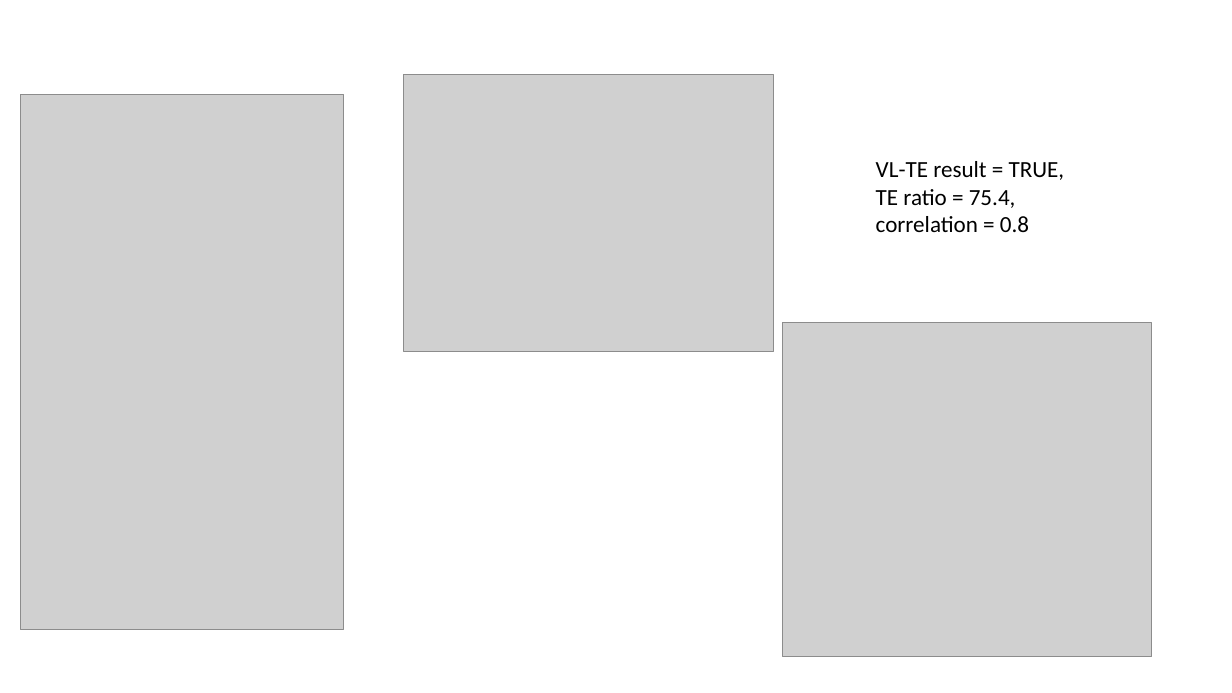
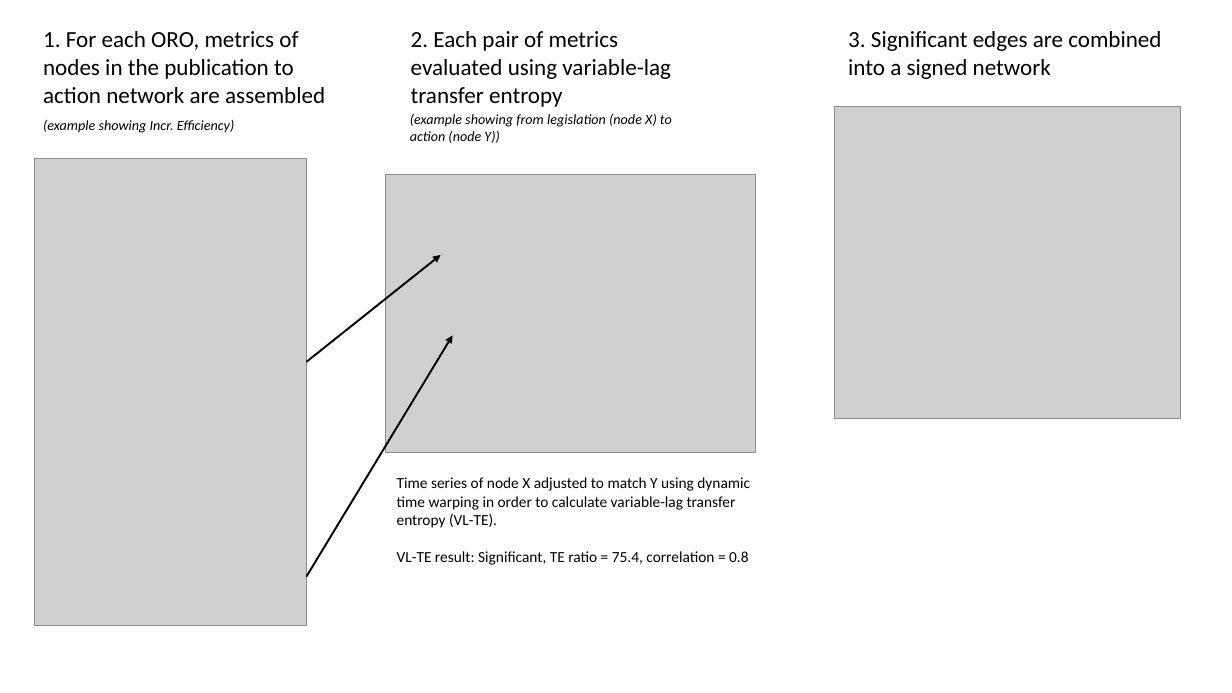
Before and after one commit to dveytia/ORO-product-1-mitigation, a slide deck: slide 1 of figures/main/VLTE_diagram/VLTE_diagram.pptx. Drawn at 1232x693 pixels with LibreOffice and Linux fonts; fonts in the diff are those of the drawing; grey boxes stand for pictures. Boxes give left, top, right and bottom in pixels: in the first picture for what was removed or moved away, otherwise in the second. Text is boxed around its words. In the diff, an @@ line names an element or a change of style, - is before the commit and + after.

Commit message:
add plots for AFEN poster

```diff
--- a/figures/main/VLTE_diagram/VLTE_diagram.pptx
+++ b/figures/main/VLTE_diagram/VLTE_diagram.pptx
@@ text added at (43, 31, 325, 103), 18 pt, text #000000 @@
+1. For each ORO, metrics of nodes in the publication to action network are assembled
@@ text added at (411, 31, 671, 107), 18 pt, text #000000 @@
+2. Each pair of metrics evaluated using variable-lag transfer entropy
@@ text added at (848, 31, 1161, 79), 18 pt, text #000000 @@
+3. Significant edges are combined into a signed network
@@ text added at (410, 114, 672, 143), 11 pt, text #000000, italic @@
+(example showing from legislation (node X) to action (node Y))
@@ picture: place and size @@
-picture at (783, 323, 1153, 656)
+picture at (835, 106, 1181, 419)
@@ text added at (43, 120, 235, 133), 11 pt, text #000000, italic @@
+(example showing Incr. Efficiency)
@@ picture: place and size @@
-picture at (20, 94, 344, 629)
+picture at (34, 158, 307, 625)
@@ picture: place and size @@
-picture at (404, 75, 774, 352)
+picture at (385, 175, 755, 452)
@@ text removed at (876, 161, 1065, 232) @@
-VL-TE result = TRUE,
-TE ratio = 75.4, correlation = 0.8
@@ arrow added from (307, 362) to (441, 255), #000000 1.5 pt @@
@@ arrow added from (307, 577) to (453, 335), #000000 1.5 pt @@
@@ text added at (397, 477, 750, 565), 12 pt, text #000000 @@
+Time series of node X adjusted to match Y using dynamic time warping in order to calculate variable-lag transfer entropy (VL-TE).
+VL-TE result: Significant, TE ratio = 75.4, correlation = 0.8
```
Also in this commit, not shown: 23 other files.
